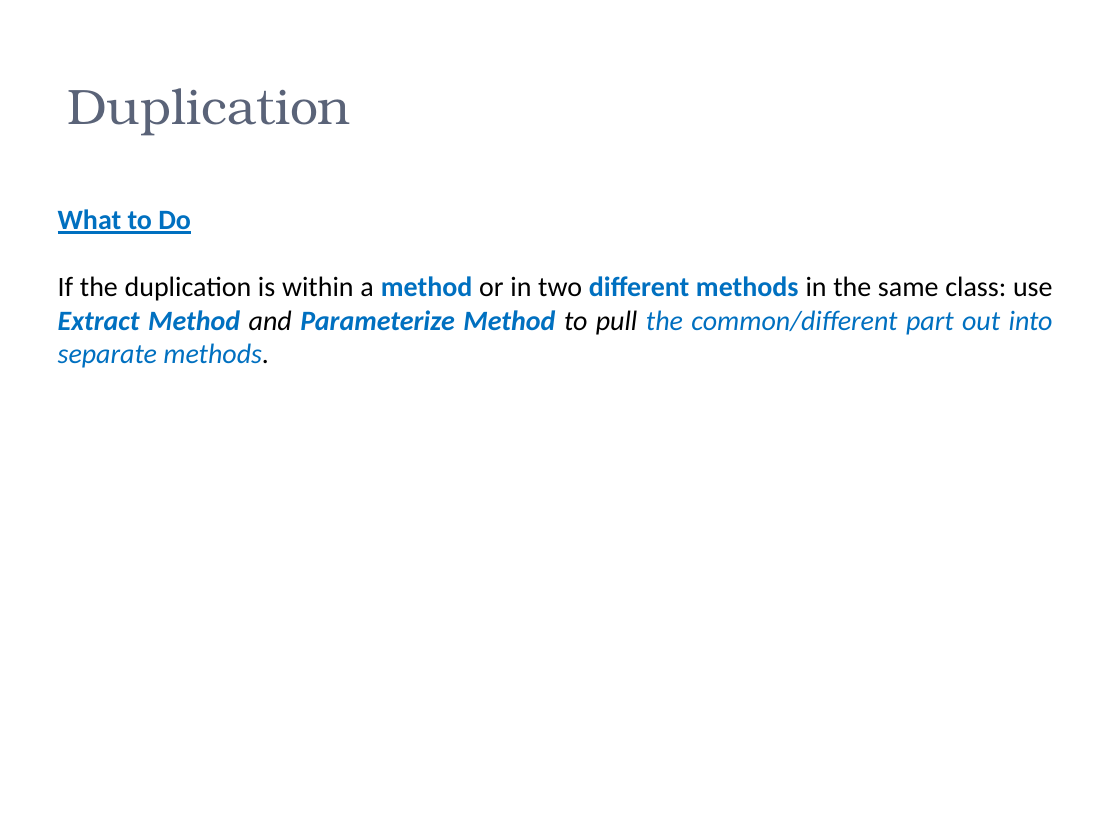
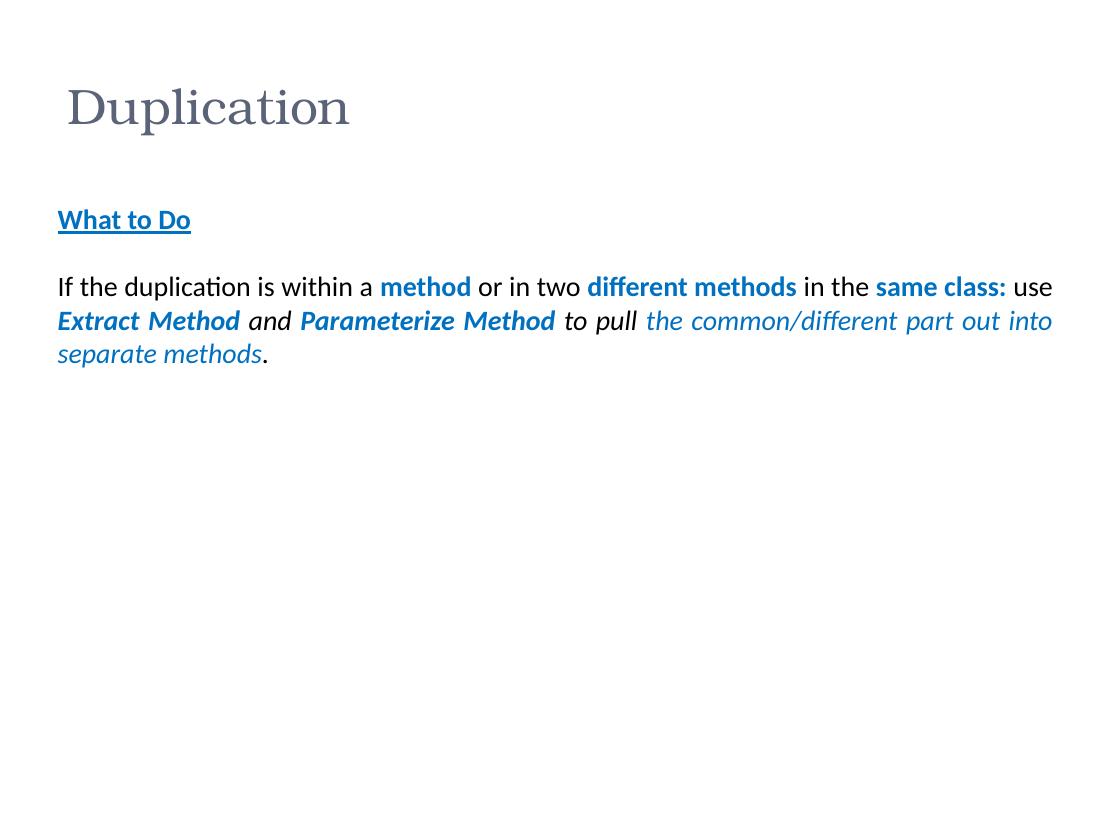
Before and after one commit to zarras/mye004-slides, a slide deck: slide 6 of duplicate-code.pptx. Drawn at 1120x840 pixels with LibreOffice and Linux fonts; fonts in the diff are those of the drawing. Boxes give left, top, right and bottom in pixels: in the first picture for what was removed or moved away, otherwise in the second. Text is boxed around its words. In the diff, an @@ line names an element or a change of style, - is before the commit and + after.

Commit message:
Updates in duplication examples.

```diff
--- a/duplicate-code.pptx
+++ b/duplicate-code.pptx
@@ text at (58, 276, 1053, 368): text colour #000000 to #0070C0, bold on in "same class:" @@
```
Also in this commit, not shown: 9 other files.
